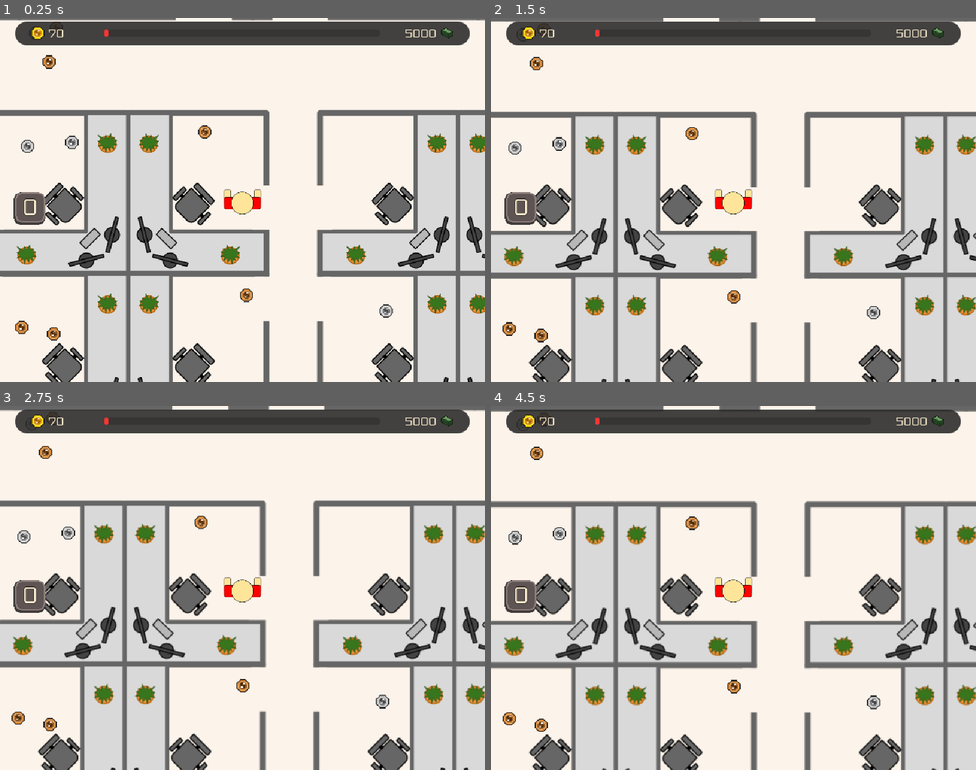
Above: before the commit, frames 1-4 (two rows, left to right).
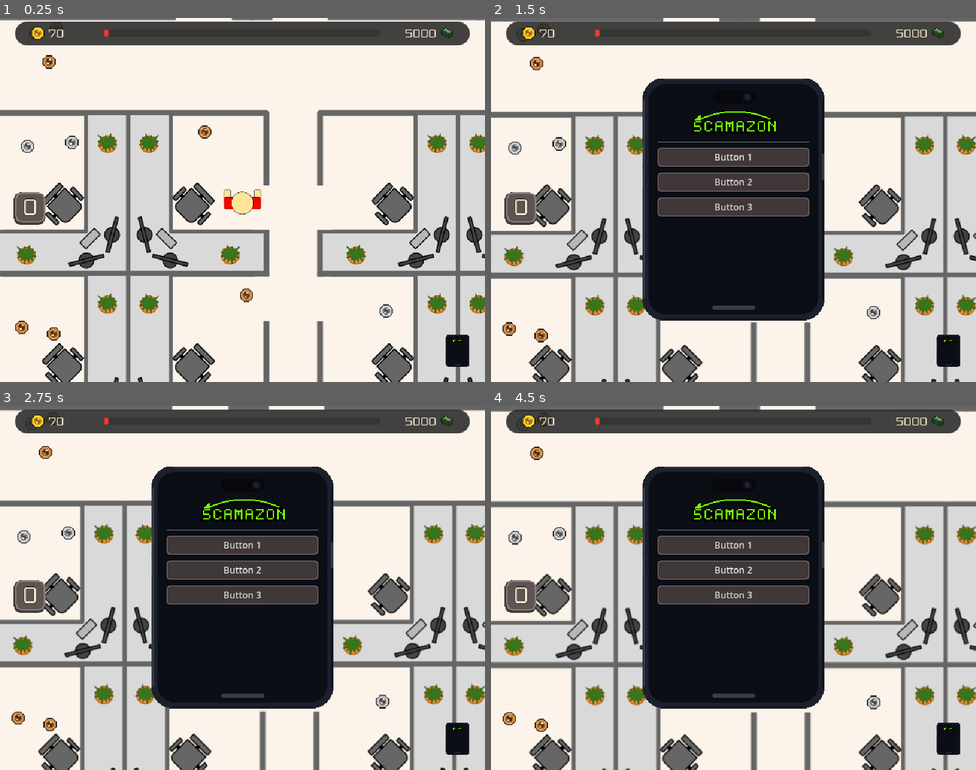
Above: after the commit, the same moments.

Repository: Justin-Hulme/GMTK_2026
Game: Godot game, scene res://Player/player_script.tscn
Two runs of this game, one before a commit and one after it. Both use one fixed random seed, a clock stepped at 60 frames per second and the inputs below.
Inputs (mouse positions are in pixels of both pictures, inside the frame that each line leads up to):
- Up to frame 1 (0.25 s): no input
- Up to frame 2 (1.5 s): tap Enter at 0.5 s; move the mouse to (840, 181) at 0.52 s; hold P (toggle_phone, bound only after the commit) 0.53-1.25 s; click (840, 181) at 0.67 s; click (733, 156) at 1.25 s, where only the run after the commit has a clickable "Button 1"
- Up to frame 3 (2.75 s): click (242, 569) at 2 s, where only the run after the commit has a clickable "Button 2"
- Up to frame 4 (4.5 s): click (733, 595) at 2.75 s, where only the run after the commit has a clickable "Button 3"; click (733, 544) at 3.5 s, where only the run after the commit has a clickable "Button 1"; click (733, 569) at 4.25 s, where only the run after the commit has a clickable "Button 2"

The runs differ from the first frame. In frame 1, 0.4% of the frame differs, in the area x 91-97%, y 87-96%; in frame 2, 25%; in frame 3, 25%; in frame 4, 25%, in the area x 31-97%, y 16-96%.

Commit message:
introduced phone HUD

Diff:
--- /dev/null
+++ b/Player/HUD/phone_icon.gd
@@ -0,0 +1,18 @@
+extends TextureRect
+
+@onready var phone_screen: Control = $"../PhoneScreen"
+
+func _ready() -> void:
+	gui_input.connect(_on_gui_input)
+	mouse_entered.connect(_on_hover)
+	mouse_exited.connect(_on_unhover)
+
+func _on_gui_input(event: InputEvent) -> void:
+	if event is InputEventMouseButton and event.pressed and event.button_index == MOUSE_BUTTON_LEFT:
+		phone_screen.toggle()
+
+func _on_hover() -> void:
+	modulate = Color(1.2, 1.2, 1.2)
+
+func _on_unhover() -> void:
+	modulate = Color.WHITE
--- /dev/null
+++ b/Player/HUD/phone_icon.tscn
@@ -0,0 +1,24 @@
+[gd_scene format=3]
+
+[ext_resource type="Texture2D" uid="uid://lat5ly13eyv7" path="res://Assets/temp/phone_scamazon.png" id="1_phone"]
+[ext_resource type="Script" path="res://Player/HUD/phone_icon.gd" id="2_script"]
+
+[node name="PhoneIcon" type="TextureRect"]
+custom_minimum_size = Vector2(32, 42)
+layout_mode = 1
+anchors_preset = 3
+anchor_left = 1.0
+anchor_top = 1.0
+anchor_right = 1.0
+anchor_bottom = 1.0
+offset_left = -52.0
+offset_top = -62.0
+offset_right = -20.0
+offset_bottom = -20.0
+grow_horizontal = 0
+grow_vertical = 0
+mouse_filter = 0
+texture = ExtResource("1_phone")
+expand_mode = 3
+stretch_mode = 5
+script = ExtResource("2_script")
--- /dev/null
+++ b/Player/HUD/phone_screen.gd
@@ -0,0 +1,33 @@
+extends Control
+
+@onready var screen_content: Control = $ScreenContent
+@onready var header: Label = $ScreenContent/Header
+
+signal phone_toggled(is_open: bool)
+signal action_pressed(action_name: String)
+
+var is_open := false
+
+func _ready() -> void:
+	visible = false
+	$ScreenContent/Buttons/Button1.pressed.connect(_on_button_pressed.bind("action1"))
+	$ScreenContent/Buttons/Button2.pressed.connect(_on_button_pressed.bind("action2"))
+	$ScreenContent/Buttons/Button3.pressed.connect(_on_button_pressed.bind("action3"))
+
+func toggle() -> void:
+	is_open = !is_open
+	visible = is_open
+	phone_toggled.emit(is_open)
+
+func open() -> void:
+	is_open = true
+	visible = true
+	phone_toggled.emit(true)
+
+func close() -> void:
+	is_open = false
+	visible = false
+	phone_toggled.emit(false)
+
+func _on_button_pressed(action_name: String) -> void:
+	action_pressed.emit(action_name)
--- /dev/null
+++ b/Player/HUD/phone_screen.tscn
@@ -0,0 +1,117 @@
+[gd_scene format=3 uid="uid://pd24aj2dcfr4"]
+
+[ext_resource type="Texture2D" uid="uid://lat5ly13eyv7" path="res://Assets/temp/phone_scamazon.png" id="1_phone"]
+[ext_resource type="Script" uid="uid://boc18gsmp0t1k" path="res://Player/HUD/phone_screen.gd" id="2_script"]
+[ext_resource type="Theme" uid="uid://bledfm0mcnnu4" path="res://Assets/main_theme.tres" id="3_theme"]
+
+[sub_resource type="StyleBoxFlat" id="StyleBoxFlat_button"]
+content_margin_left = 8.0
+content_margin_top = 4.0
+content_margin_right = 8.0
+content_margin_bottom = 4.0
+bg_color = Color(0.25, 0.22, 0.22, 1)
+border_width_left = 1
+border_width_top = 1
+border_width_right = 1
+border_width_bottom = 1
+border_color = Color(0.55, 0.49, 0.48, 1)
+corner_radius_top_left = 4
+corner_radius_top_right = 4
+corner_radius_bottom_right = 4
+corner_radius_bottom_left = 4
+
+[node name="PhoneScreen" type="Control" unique_id=1667806962]
+layout_mode = 3
+anchors_preset = 8
+anchor_left = 0.5
+anchor_top = 0.5
+anchor_right = 0.5
+anchor_bottom = 0.5
+offset_left = -120.0
+offset_top = -160.0
+offset_right = 120.0
+offset_bottom = 160.0
+grow_horizontal = 2
+grow_vertical = 2
+script = ExtResource("2_script")
+
+[node name="PhoneFrame" type="TextureRect" parent="." unique_id=503123369]
+layout_mode = 1
+anchors_preset = 15
+anchor_right = 1.0
+anchor_bottom = 1.0
+grow_horizontal = 2
+grow_vertical = 2
+texture = ExtResource("1_phone")
+expand_mode = 3
+stretch_mode = 5
+
+[node name="ScreenContent" type="Control" parent="." unique_id=606158821]
+clip_contents = true
+layout_mode = 1
+anchors_preset = 15
+anchor_right = 1.0
+anchor_bottom = 1.0
+offset_left = 20.0
+offset_top = 30.0
+offset_right = -20.0
+offset_bottom = -20.0
+grow_horizontal = 2
+grow_vertical = 2
+
+[node name="ScreenBackground" type="ColorRect" parent="ScreenContent" unique_id=1729657099]
+layout_mode = 1
+anchors_preset = 15
+anchor_right = 1.0
+anchor_bottom = 1.0
+offset_top = 48.0
+offset_bottom = -6.0
+grow_horizontal = 2
+grow_vertical = 2
+color = Color(0.043137256, 0.05490196, 0.08627451, 1)
+
+[node name="HSeparator" type="HSeparator" parent="ScreenContent" unique_id=715361706]
+layout_mode = 1
+anchors_preset = 10
+anchor_right = 1.0
+offset_top = 51.0
+offset_bottom = 55.0
+grow_horizontal = 2
+
+[node name="Buttons" type="VBoxContainer" parent="ScreenContent" unique_id=1916021473]
+layout_mode = 1
+anchors_preset = 15
+anchor_right = 1.0
+anchor_bottom = 1.0
+offset_top = 61.0
+offset_bottom = 11.0
+grow_horizontal = 2
+grow_vertical = 2
+theme_override_constants/separation = 8
+
+[node name="Button1" type="Button" parent="ScreenContent/Buttons" unique_id=834844828]
+layout_mode = 2
+theme = ExtResource("3_theme")
+theme_override_font_sizes/font_size = 12
+theme_override_styles/normal = SubResource("StyleBoxFlat_button")
+theme_override_styles/pressed = SubResource("StyleBoxFlat_button")
+theme_override_styles/hover = SubResource("StyleBoxFlat_button")
+text = "Button 1"
+
+[node name="Button2" type="Button" parent="ScreenContent/Buttons" unique_id=992789732]
+layout_mode = 2
+theme = ExtResource("3_theme")
+theme_override_font_sizes/font_size = 12
+theme_override_styles/normal = SubResource("StyleBoxFlat_button")
+theme_override_styles/pressed = SubResource("StyleBoxFlat_button")
+theme_override_styles/hover = SubResource("StyleBoxFlat_button")
+text = "Button 2"
+
+[node name="Button3" type="Button" parent="ScreenContent/Buttons" unique_id=826733750]
+layout_mode = 2
+theme = ExtResource("3_theme")
+theme_override_font_sizes/font_size = 12
+theme_override_styles/normal = SubResource("StyleBoxFlat_button")
+theme_override_styles/pressed = SubResource("StyleBoxFlat_button")
+theme_override_styles/hover = SubResource("StyleBoxFlat_button")
+text = "Button 3"
--- a/Player/player.gd
+++ b/Player/player.gd
@@ -5,6 +5,7 @@
 @export var deceleration := 1500.0
 
 @onready var animated_sprite: AnimatedSprite2D = $AnimatedSprite2D
+@onready var phone_screen: Control = $HUD/Control/PhoneScreen
 
 var score := 0
 
@@ -25,6 +26,10 @@
 func get_coin_total() -> int:
 	return _coin_total
 
+
+func _input(event: InputEvent) -> void:
+	if event.is_action_pressed("toggle_phone"):
+		phone_screen.toggle()
 
 func _physics_process(delta: float) -> void:
 	var mouse_position := get_global_mouse_position()
--- a/Player/player.tscn
+++ b/Player/player.tscn
@@ -11,6 +11,8 @@
 [ext_resource type="Texture2D" uid="uid://dxkph3152qen" path="res://Assets/Money/Coin_HUD.png" id="8_x3vf3"]
 [ext_resource type="Texture2D" uid="uid://ci5f88onsf0dh" path="res://Assets/Money/Debt_HUD.png" id="10_apopc"]
 [ext_resource type="PackedScene" uid="uid://drgikraumu8sr" path="res://Player/HUD/floor_indicator.tscn" id="11_apopc"]
+[ext_resource type="PackedScene" path="res://Player/HUD/phone_screen.tscn" id="12_phone"]
+[ext_resource type="PackedScene" path="res://Player/HUD/phone_icon.tscn" id="13_phone"]
 
 [sub_resource type="SpriteFrames" id="SpriteFrames_ab854"]
 animations = [{
@@ -190,3 +192,7 @@
 
 [node name="FloorIndicator" parent="HUD/Control/floor_indicator/floor_stack" unique_id=189943130 instance=ExtResource("11_apopc")]
 floor_number = 0
+
+[node name="PhoneScreen" parent="HUD/Control" instance=ExtResource("12_phone")]
+
+[node name="PhoneIcon" parent="HUD/Control" instance=ExtResource("13_phone")]
--- a/project.godot
+++ b/project.godot
@@ -56,6 +56,11 @@
 , Object(InputEventKey,"resource_local_to_scene":false,"resource_name":"","device":-1,"window_id":0,"alt_pressed":false …(183 unchanged characters)…
 ]
 }
+toggle_phone={
+"deadzone": 0.2,
+"events": [Object(InputEventKey,"resource_local_to_scene":false,"resource_name":"","device":-1,"window_id":0,"alt_pressed":false,"shift_pressed":false,"ctrl_pressed":false,"meta_pressed":false,"pressed":false,"keycode":0,"physical_keycode":80,"key_label":0,"unicode":112,"location":0,"echo":false,"script":null)
+]
+}
 
 [physics]
 
Binary file added: Assets/temp/crime_shipping_logo.aseprite
Binary file added: Assets/temp/crime_shipping_logo.png
Binary file added: Assets/temp/crime_shipping_logo_transparent.aseprite
Binary file added: Assets/temp/crime_shipping_logo_transparent.png
Binary file added: Assets/temp/crime_shipping_logo_yello_transparent.aseprite
Binary file added: Assets/temp/crime_shipping_logo_yello_transparent.png
Binary file added: Assets/temp/phone_scamazon.aseprite
Binary file added: Assets/temp/phone_scamazon.png
Binary file added: Assets/temp/scamazon_logo.aseprite
Binary file added: Assets/temp/scamazon_logo.png
Binary file added: Assets/temp/scamazon_logo_transparent.aseprite
Binary file added: Assets/temp/scamazon_logo_transparent.png
(and 4 more such lines)
